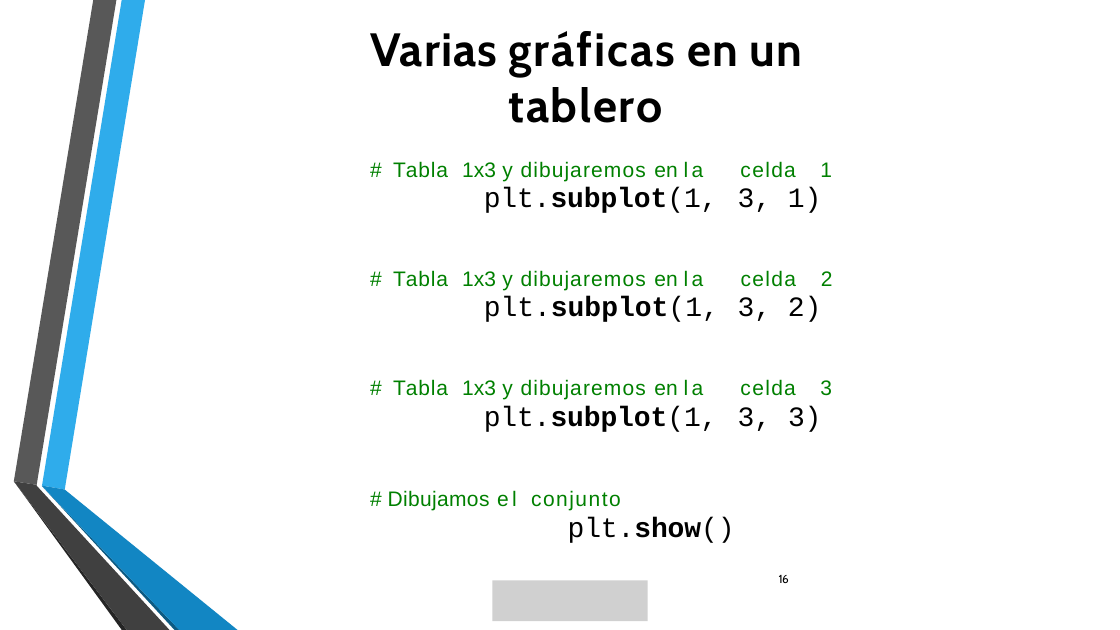
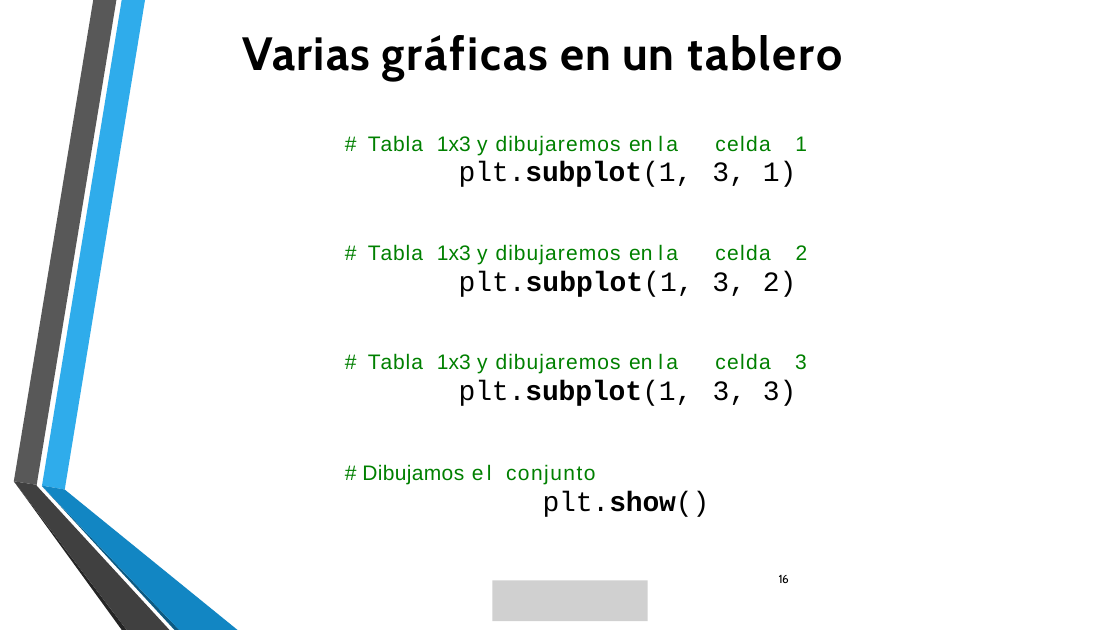
Before and after one commit to lizetheP/Programacion, a slide deck: slide 15 of CalendarioAgo2024/presentaciones/9_GraficasMatplotlib.pptx (slide 16 before the commit). Drawn at 1120x630 pixels with LibreOffice and Linux fonts; fonts in the diff are those of the drawing; grey boxes stand for pictures; background and template pictures are left out. Boxes give left, top, right and bottom in pixels: in the first picture for what was removed or moved away, otherwise in the second. Text is boxed around its words. In the diff, an @@ line names an element or a change of style, - is before the commit and + after.

```diff
--- a/CalendarioAgo2024/presentaciones/9_GraficasMatplotlib.pptx
+++ b/CalendarioAgo2024/presentaciones/9_GraficasMatplotlib.pptx
@@ text at [243,35,843,81]: text changed @@
-Varias gráficas en un
-tablero
+Varias gráficas en un tablero
@@ 3 tables, 1 text: place and size @@
-3 tables, 1 text at [357,158,834,543]
+3 tables, 1 text at [332,133,809,517]
```
Also in this commit, not shown: 8 other slides changed, 1 slide removed, 11 other files.
